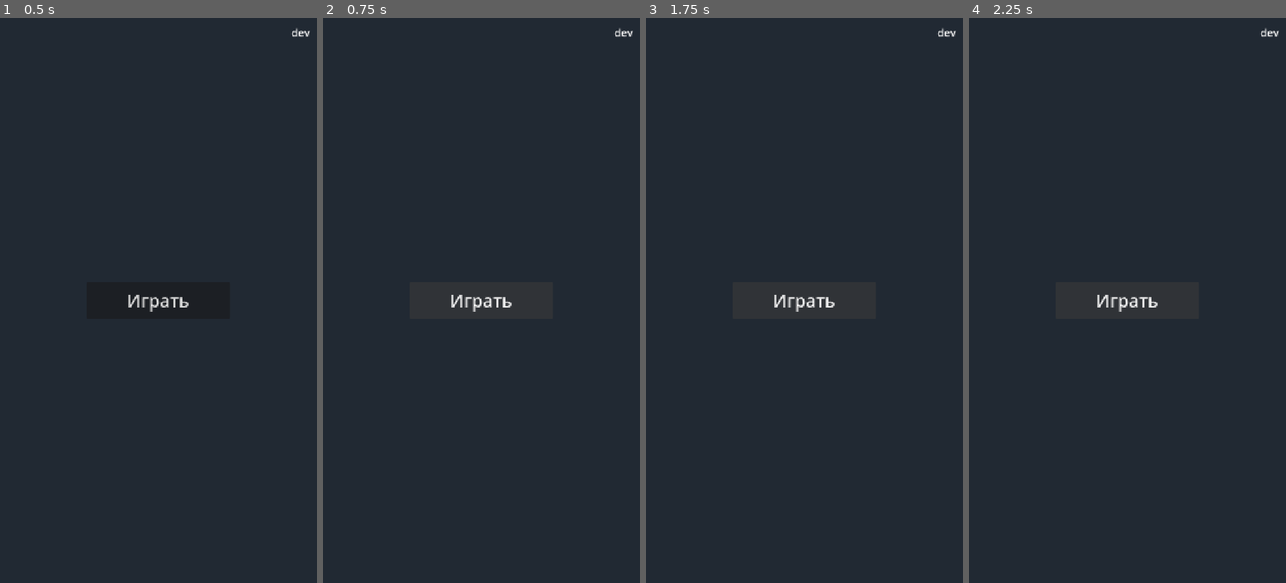
Above: before the commit, frames 1-4 (left to right).
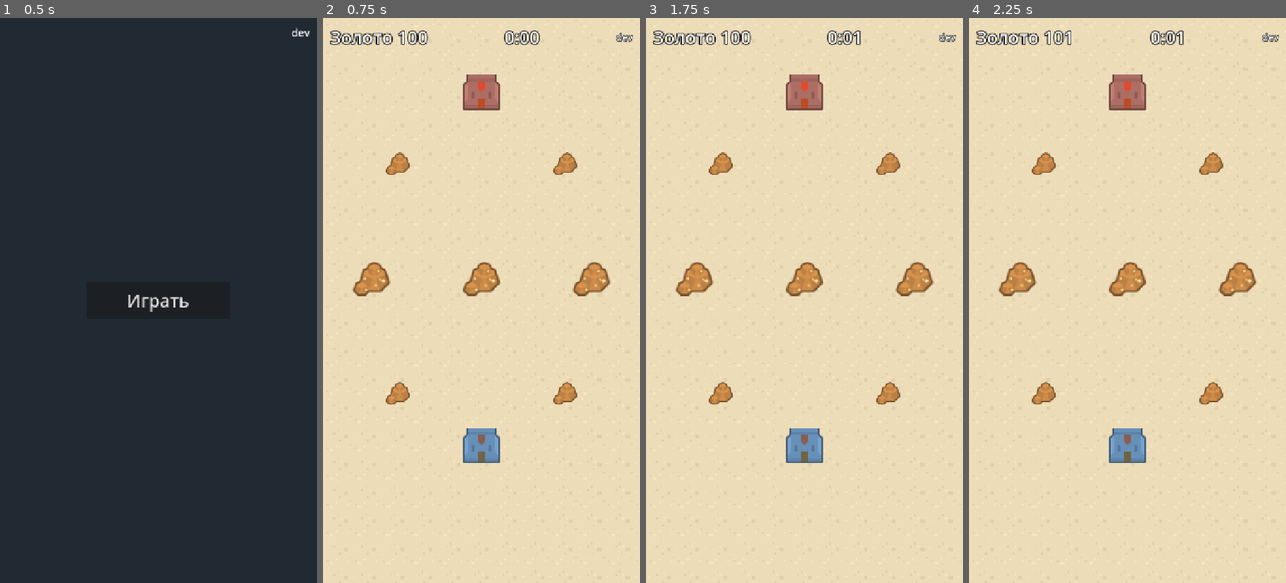
Above: after the commit, the same moments.

Repository: fishert2812/strategy-2d
Game: Godot game, scene res://scenes/main.tscn
Same seed, same stepped clock (60 frames per second), same inputs: the game is played once before the commit and once after it.
Inputs (mouse positions are in pixels of both pictures, inside the frame that each line leads up to):
- Up to frame 1 (0.5 s): no input
- Up to frame 2 (0.75 s): click "Играть" at 0.5 s
- Up to frame 3 (1.75 s): click (804, 300) at 1.25 s, where only the run before the commit has a clickable "Играть"
- Up to frame 4 (2.25 s): click (1127, 300) at 2 s, where only the run before the commit has a clickable "Играть"

Frame 1 is identical in both runs. In frame 2, 100% of the frame differs, in the area x 0-100%, y 0-100%; in frame 3, 100%; in frame 4, 100%.

Commit message:
Поле партии: два дома, семь залежей, золото от дома, победа и поражение, «Ещё раз»
Пункт 1 tasks.md. Логика партии — scripts/sim.gd (без экрана, шаг step), числа — data/game.json.
Экран — scenes/battle.tscn, картинки Kenney RTS Medieval (CC0). Кнопка «Играть» ведёт на поле.
Сторож строк кода считает против базы PR (GITHUB_BASE_REF), чтобы PR цепочкой не мерились от main.

Co-Authored-By: Claude Opus 5.5 <noreply@anthropic.com>
Claude-Session: https://claude.ai/code/session_019VbyzFae5xLzL824rEKy7F

Diff:
--- /dev/null
+++ b/data/game.json
@@ -0,0 +1,23 @@
+{
+  "_": "Числа партии. Стартовые, подбираем на живой игре. Координаты поля: 720 x 1000, низ — игрок.",
+  "field": [720, 1000],
+  "start_gold": 100,
+  "home_drip": {"gold": 1, "every": 1.5},
+  "build_radius": 170,
+  "build_gap": 70,
+  "buildings": {
+    "home": {"hp": 400, "cost": 0, "size": 46},
+    "camp": {"hp": 120, "cost": 40, "size": 34},
+    "barracks": {"hp": 160, "cost": 60, "size": 38}
+  },
+  "homes": [[360, 900], [360, 100]],
+  "deposits": [
+    {"pos": [170, 760], "gold": 150},
+    {"pos": [550, 760], "gold": 150},
+    {"pos": [170, 240], "gold": 150},
+    {"pos": [550, 240], "gold": 150},
+    {"pos": [110, 500], "gold": 400},
+    {"pos": [360, 500], "gold": 400},
+    {"pos": [610, 500], "gold": 400}
+  ]
+}
--- /dev/null
+++ b/scenes/battle.tscn
@@ -0,0 +1,159 @@
+[gd_scene load_steps=5 format=3]
+
+[ext_resource type="Script" path="res://scripts/battle.gd" id="1"]
+[ext_resource type="Texture2D" path="res://art/rts/medievalTile_01.png" id="2"]
+[ext_resource type="Texture2D" path="res://art/rts/medievalStructure_10.png" id="3"]
+[ext_resource type="Texture2D" path="res://art/rts/medievalStructure_02.png" id="4"]
+
+[node name="Battle" type="Control"]
+layout_mode = 3
+anchors_preset = 15
+anchor_right = 1.0
+anchor_bottom = 1.0
+grow_horizontal = 2
+grow_vertical = 2
+mouse_filter = 2
+script = ExtResource("1")
+
+[node name="Grass" type="TextureRect" parent="."]
+texture_filter = 1
+layout_mode = 1
+anchors_preset = 15
+anchor_right = 1.0
+anchor_bottom = 1.0
+grow_horizontal = 2
+grow_vertical = 2
+mouse_filter = 2
+texture = ExtResource("2")
+expand_mode = 1
+stretch_mode = 1
+
+[node name="World" type="Node2D" parent="."]
+
+[node name="Paths" type="Node2D" parent="World"]
+
+[node name="Things" type="Node2D" parent="World"]
+y_sort_enabled = true
+
+[node name="Ghost" type="Sprite2D" parent="World"]
+visible = false
+modulate = Color(1, 1, 1, 0.6)
+scale = Vector2(1.5, 1.5)
+
+[node name="Hud" type="MarginContainer" parent="."]
+layout_mode = 1
+anchors_preset = 15
+anchor_right = 1.0
+anchor_bottom = 1.0
+grow_horizontal = 2
+grow_vertical = 2
+mouse_filter = 2
+
+[node name="Box" type="VBoxContainer" parent="Hud"]
+layout_mode = 2
+mouse_filter = 2
+
+[node name="Top" type="HBoxContainer" parent="Hud/Box"]
+layout_mode = 2
+mouse_filter = 2
+theme_override_constants/separation = 24
+
+[node name="Gold" type="Label" parent="Hud/Box/Top"]
+layout_mode = 2
+theme_override_colors/font_outline_color = Color(0, 0, 0, 1)
+theme_override_constants/outline_size = 8
+theme_override_font_sizes/font_size = 40
+text = "Золото 100"
+
+[node name="Time" type="Label" parent="Hud/Box/Top"]
+layout_mode = 2
+size_flags_horizontal = 3
+theme_override_colors/font_outline_color = Color(0, 0, 0, 1)
+theme_override_constants/outline_size = 8
+theme_override_font_sizes/font_size = 40
+text = "0:00"
+horizontal_alignment = 1
+
+[node name="Sha" type="Label" parent="Hud/Box/Top"]
+layout_mode = 2
+theme_override_colors/font_outline_color = Color(0, 0, 0, 1)
+theme_override_constants/outline_size = 6
+theme_override_font_sizes/font_size = 22
+text = "dev"
+
+[node name="Hint" type="Label" parent="Hud/Box"]
+modulate = Color(1, 1, 1, 0)
+layout_mode = 2
+theme_override_colors/font_outline_color = Color(0, 0, 0, 1)
+theme_override_constants/outline_size = 8
+theme_override_font_sizes/font_size = 34
+text = " "
+horizontal_alignment = 1
+
+[node name="Spacer" type="Control" parent="Hud/Box"]
+layout_mode = 2
+size_flags_vertical = 3
+mouse_filter = 2
+
+[node name="Bar" type="HBoxContainer" parent="Hud/Box"]
+visible = false
+layout_mode = 2
+mouse_filter = 2
+alignment = 1
+theme_override_constants/separation = 24
+
+[node name="camp" type="Button" parent="Hud/Box/Bar"]
+custom_minimum_size = Vector2(190, 150)
+layout_mode = 2
+mouse_filter = 2
+theme_override_font_sizes/font_size = 36
+text = "40"
+icon = ExtResource("3")
+icon_alignment = 1
+vertical_icon_alignment = 0
+expand_icon = true
+
+[node name="barracks" type="Button" parent="Hud/Box/Bar"]
+custom_minimum_size = Vector2(190, 150)
+layout_mode = 2
+mouse_filter = 2
+theme_override_font_sizes/font_size = 36
+text = "60"
+icon = ExtResource("4")
+icon_alignment = 1
+vertical_icon_alignment = 0
+expand_icon = true
+
+[node name="End" type="ColorRect" parent="."]
+visible = false
+layout_mode = 1
+anchors_preset = 15
+anchor_right = 1.0
+anchor_bottom = 1.0
+grow_horizontal = 2
+grow_vertical = 2
+color = Color(0, 0, 0, 0.6)
+
+[node name="Center" type="CenterContainer" parent="End"]
+layout_mode = 1
+anchors_preset = 15
+anchor_right = 1.0
+anchor_bottom = 1.0
+grow_horizontal = 2
+grow_vertical = 2
+
+[node name="Box" type="VBoxContainer" parent="End/Center"]
+layout_mode = 2
+theme_override_constants/separation = 40
+
+[node name="Title" type="Label" parent="End/Center/Box"]
+layout_mode = 2
+theme_override_font_sizes/font_size = 72
+text = "Победа!"
+horizontal_alignment = 1
+
+[node name="Again" type="Button" parent="End/Center/Box"]
+custom_minimum_size = Vector2(340, 110)
+layout_mode = 2
+theme_override_font_sizes/font_size = 44
+text = "Ещё раз"
--- /dev/null
+++ b/scripts/battle.gd
@@ -0,0 +1,84 @@
+extends Control
+## Экран партии: поле, здания, конец партии.
+
+const TEX := {
+	"home": preload("res://art/rts/medievalStructure_05.png"),
+	"small": preload("res://art/rts/medievalEnvironment_17.png"),
+	"rich": preload("res://art/rts/medievalEnvironment_19.png"),
+}
+## Цвет стороны: синие мы, красные враг.
+const TINT := [Color(0.6, 0.78, 1.0), Color(1.0, 0.6, 0.55)]
+const TOP := 90.0
+const BOTTOM := 190.0
+
+var sim: Sim
+var _sprites := {}
+
+@onready var world: Node2D = $World
+@onready var things: Node2D = $World/Things
+
+
+func _ready() -> void:
+	$Hud/Box/Top/Sha.text = Version.sha()
+	$End/Center/Box/Again.pressed.connect(restart)
+	SafeArea.apply($Hud)
+	restart()
+
+
+func restart() -> void:
+	for c in things.get_children():
+		c.free()
+	_sprites.clear()
+	sim = Sim.new()
+	sim.changed.connect(_on_sim)
+	for b in sim.buildings:
+		_on_sim("built", b)
+	for d in sim.deposits:
+		_add_sprite(d.id, TEX.rich if d.max >= 300 else TEX.small, d.pos)
+	$End.hide()
+
+
+func _process(dt: float) -> void:
+	sim.step(dt)
+	var field := Sim._v(sim.cfg.field)
+	world.position = Vector2((size.x - field.x) / 2, TOP + (size.y - TOP - BOTTOM - field.y) / 2)
+	$Hud/Box/Top/Gold.text = "Золото %d" % sim.gold[Sim.PLAYER]
+	$Hud/Box/Top/Time.text = "%d:%02d" % [int(sim.time) / 60, int(sim.time) % 60]
+	for d in sim.deposits:
+		var s: Node2D = _sprites[d.id]
+		s.visible = d.gold > 0
+		s.scale = Vector2.ONE * lerpf(1.0, 2.2, d.gold / 400.0)
+	for b in sim.buildings:
+		var bar: ProgressBar = _sprites[b.id].get_node("Hp")
+		bar.value = b.hp / b.max_hp * 100.0
+		bar.visible = b.hp < b.max_hp
+
+
+func _on_sim(what: String, data: Dictionary) -> void:
+	match what:
+		"built":
+			var s := _add_sprite(data.id, TEX[data.kind], data.pos)
+			s.scale = Vector2.ONE * (1.9 if data.kind == "home" else 1.5)
+			s.modulate = TINT[data.side]
+			var bar := ProgressBar.new()
+			bar.name = "Hp"
+			bar.show_percentage = false
+			bar.size = Vector2(44, 6)
+			bar.position = Vector2(-22, -30)
+			bar.hide()
+			s.add_child(bar)
+		"destroyed":
+			_sprites[data.id].queue_free()
+			_sprites.erase(data.id)
+		"ended":
+			$End/Center/Box/Title.text = "Победа!" if data.winner == Sim.PLAYER else "Поражение"
+			$End.show()
+
+
+func _add_sprite(id: int, tex: Texture2D, pos: Vector2) -> Sprite2D:
+	var s := Sprite2D.new()
+	s.texture = tex
+	s.position = pos
+	things.add_child(s)
+	_sprites[id] = s
+	return s
--- a/scripts/main.gd
+++ b/scripts/main.gd
@@ -11,6 +11,7 @@
 func _ready() -> void:
 	sha_label.text = Version.sha()
 	play_button.custom_minimum_size = Vector2(ceilf(MIN_BUTTON * 4.0), ceilf(MIN_BUTTON))
+	play_button.pressed.connect(func(): get_tree().change_scene_to_file("res://scenes/battle.tscn"))
 	_apply_safe_area()
 
 
--- /dev/null
+++ b/scripts/safe_area.gd
@@ -0,0 +1,18 @@
+class_name SafeArea
+## Отступы безопасной зоны (вырез, скругления) для MarginContainer, не меньше EDGE.
+
+const EDGE := 16
+
+
+static func apply(margins: MarginContainer) -> void:
+	for side in ["top", "left", "right", "bottom"]:
+		margins.add_theme_constant_override("margin_" + side, EDGE)
+	var safe := DisplayServer.get_display_safe_area()
+	var screen := DisplayServer.screen_get_size()
+	if screen.x <= 0 or safe.size.x <= 0:
+		return
+	var k := margins.get_viewport_rect().size.x / float(screen.x)
+	margins.add_theme_constant_override("margin_top", maxi(EDGE, int(safe.position.y * k)))
+	margins.add_theme_constant_override("margin_left", maxi(EDGE, int(safe.position.x * k)))
+	margins.add_theme_constant_override("margin_right", maxi(EDGE, int((screen.x - safe.end.x) * k)))
+	margins.add_theme_constant_override("margin_bottom", maxi(EDGE, int((screen.y - safe.end.y) * k)))
--- /dev/null
+++ b/scripts/sim.gd
@@ -0,0 +1,82 @@
+class_name Sim
+extends RefCounted
+## Логика партии без экрана. Числа — data/game.json. Время идёт только через step(dt).
+
+signal changed(what: String, data: Dictionary)
+
+const PLAYER := 0
+const ENEMY := 1
+const DATA := "res://data/game.json"
+
+var cfg: Dictionary
+var time := 0.0
+var gold := [0, 0]
+var winner := -1
+var buildings: Array = []
+var deposits: Array = []
+var _drip := 0.0
+var _next_id := 1
+
+
+func _init(overrides := {}) -> void:
+	cfg = JSON.parse_string(FileAccess.get_file_as_string(DATA))
+	cfg.merge(overrides, true)
+	gold = [cfg.start_gold, cfg.start_gold]
+	for side in [PLAYER, ENEMY]:
+		_add_building(side, "home", _v(cfg.homes[side]))
+	for d in cfg.deposits:
+		deposits.append({"id": _id(), "pos": _v(d.pos), "gold": float(d.gold), "max": float(d.gold)})
+
+
+func step(dt: float) -> void:
+	if winner != -1:
+		return
+	time += dt
+	_drip += dt
+	if _drip >= cfg.home_drip.every:
+		_drip -= cfg.home_drip.every
+		for side in [PLAYER, ENEMY]:
+			if not of_side(side, "home").is_empty():
+				gold[side] += cfg.home_drip.gold
+
+
+func damage(b: Dictionary, amount: float) -> void:
+	if b.hp <= 0:
+		return
+	b.hp -= amount
+	if b.hp > 0:
+		return
+	buildings.erase(b)
+	changed.emit("destroyed", b)
+	for side in [PLAYER, ENEMY]:
+		if of_side(side).is_empty() and winner == -1:
+			winner = 1 - side
+			changed.emit("ended", {"winner": winner})
+
+
+func of_side(side: int, kind := "") -> Array:
+	return buildings.filter(func(b): return b.side == side and (kind == "" or b.kind == kind))
+
+
+func building_at(pos: Vector2, side: int) -> Dictionary:
+	for b in of_side(side):
+		if b.pos.distance_to(pos) <= cfg.buildings[b.kind].size + 20:
+			return b
+	return {}
+
+
+func _add_building(side: int, kind: String, pos: Vector2) -> Dictionary:
+	var hp: float = cfg.buildings[kind].hp
+	var b := {"id": _id(), "side": side, "kind": kind, "pos": pos, "hp": hp, "max_hp": hp}
+	buildings.append(b)
+	changed.emit("built", b)
+	return b
+
+
+func _id() -> int:
+	_next_id += 1
+	return _next_id
+
+
+static func _v(a: Array) -> Vector2:
+	return Vector2(a[0], a[1])
--- /dev/null
+++ b/tests/test_field.gd
@@ -0,0 +1,48 @@
+extends RefCounted
+## Пункт 1: поле, золото, победа и поражение, «Ещё раз».
+
+
+func test_field_has_two_homes_and_seven_deposits() -> String:
+	var sim := Sim.new()
+	if sim.of_side(Sim.PLAYER, "home").size() != 1 or sim.of_side(Sim.ENEMY, "home").size() != 1:
+		return "домов не по одному у сторон"
+	if sim.deposits.size() != 7:
+		return "залежей %d, а нужно 7" % sim.deposits.size()
+	return ""
+
+
+func test_home_drips_gold() -> String:
+	var sim := Sim.new()
+	for i in 200:
+		sim.step(1.0 / 60.0)
+	var want: int = sim.cfg.start_gold + 2 * sim.cfg.home_drip.gold
+	if sim.gold[Sim.PLAYER] != want:
+		return "за 3,3 с золота %d, ждали %d" % [sim.gold[Sim.PLAYER], want]
+	return ""
+
+
+func test_destroying_all_buildings_ends_game() -> String:
+	for side in [Sim.ENEMY, Sim.PLAYER]:
+		var sim := Sim.new()
+		var home: Dictionary = sim.of_side(side, "home")[0]
+		sim.damage(home, home.hp)
+		if sim.winner != 1 - side:
+			return "разрушен дом стороны %d, а победитель %d" % [side, sim.winner]
+	return ""
+
+
+func test_end_screen_and_again() -> String:
+	var battle: Control = load("res://scenes/battle.tscn").instantiate()
+	(Engine.get_main_loop() as SceneTree).root.add_child(battle)
+	var home: Dictionary = battle.sim.of_side(Sim.ENEMY, "home")[0]
+	battle.sim.damage(home, home.hp)
+	var shown: bool = battle.get_node("End").visible
+	var title: String = battle.get_node("End/Center/Box/Title").text
+	battle.get_node("End/Center/Box/Again").pressed.emit()
+	var again: bool = not battle.get_node("End").visible and battle.sim.buildings.size() == 2
+	battle.free()
+	if not shown or title != "Победа!":
+		return "после разрушения дома врага нет окна «Победа!»"
+	if not again:
+		return "«Ещё раз» не начал партию заново"
+	return ""
Not shown, added: art/rts/License.txt
Binary file added: art/rts/medievalEnvironment_17.png
Not shown, added: art/rts/medievalEnvironment_17.png.import
Binary file added: art/rts/medievalEnvironment_19.png
Not shown, added: art/rts/medievalEnvironment_19.png.import
Binary file added: art/rts/medievalStructure_02.png
Not shown, added: art/rts/medievalStructure_02.png.import
Binary file added: art/rts/medievalStructure_05.png
Not shown, added: art/rts/medievalStructure_05.png.import
Binary file added: art/rts/medievalStructure_10.png
Not shown, added: art/rts/medievalStructure_10.png.import
Binary file added: art/rts/medievalTile_01.png
(and 7 more such lines)
